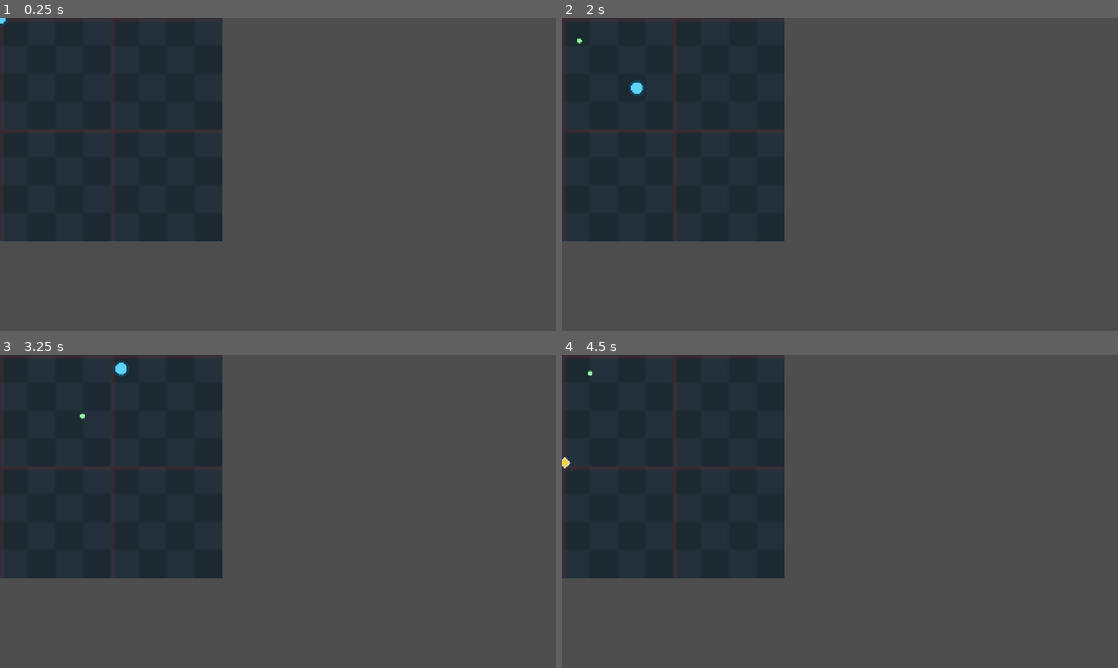
Above: before the commit, frames 1-4 (two rows, left to right).
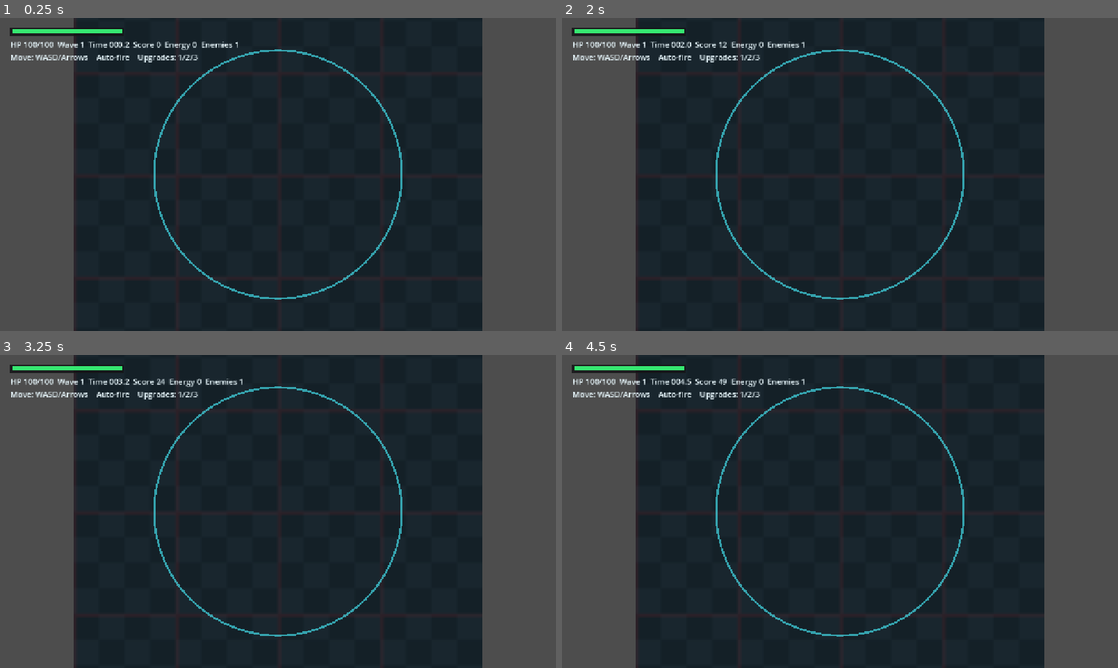
Above: after the commit, the same moments.

Repository: psygames-lab/psygodot
Game: Godot game, scene res://scenes/ArenaSurvivorGame.tscn
Same seed, same stepped clock (60 frames per second), same inputs: the game is played once before the commit and once after it.
Inputs (mouse positions are in pixels of both pictures, inside the frame that each line leads up to):
- Up to frame 1 (0.25 s): no input
- Up to frame 2 (2 s): tap Enter at 0.5 s; move the mouse to (962, 158) at 0.52 s; hold D (move_right) 0.53-1.28 s; hold 1 0.53-1.28 s; click (962, 158) at 0.67 s; move the mouse to (728, 190) at 1.27 s; hold S (move_down) from 1.28 s (still down); tap 2 at 1.35 s
- Up to frame 3 (3.25 s): move the mouse to (333, 442) at 2.02 s; release S (move_down) at 2.03 s; hold D (move_right) 2.03-2.78 s; hold 3 2.03-2.78 s; move the mouse to (250, 574) at 2.77 s; hold W (move_up) from 2.78 s (still down); tap 1 at 2.85 s; click (250, 574) at 2.92 s
- Up to frame 4 (4.5 s): move the mouse to (1006, 558) at 3.52 s; release W (move_up) at 3.53 s; hold 2 3.53-4.28 s; hold A (move_left) from 3.53 s (still down); move the mouse to (673, 464) at 4.27 s; tap 3 at 4.35 s

The runs differ from the first frame. In frame 1, 66% of the frame differs, in the area x 0-87%, y 0-100%; in frame 2, 66%; in frame 3, 66%; in frame 4, 66%.

Commit message:
fix: rebuild arena survivor presentation

Diff:
--- a/godot_project_arena_survivor/data_examples/arena_validation_report.json
+++ b/godot_project_arena_survivor/data_examples/arena_validation_report.json
@@ -3,55 +3,56 @@
     "session_start": 1,
     "episode_start": 2,
     "wave_start": 2,
-    "marker_sent": 317,
+    "marker_sent": 319,
     "input_raw": 2,
     "input_action": 3,
     "frame_sample": 1800,
     "enemy_spawn": 28,
-    "weapon_fired": 81,
+    "weapon_fired": 82,
     "projectile_hit": 68,
     "enemy_killed": 27,
     "feedback_positive": 54,
     "pickup_spawn": 27,
     "pickup_collected": 25,
-    "probe_start": 11,
-    "probe_end": 11,
+    "probe_start": 13,
+    "probe_end": 13,
     "upgrade_choice_onset": 2,
     "upgrade_selected": 2,
     "wave_end": 1,
     "episode_end": 2,
+    "enemy_near": 1,
     "session_end": 1
   },
   "event_type_counts": {
     "session": 2,
     "episode": 4,
-    "gameplay": 263,
-    "marker": 317,
+    "gameplay": 265,
+    "marker": 319,
     "input": 5,
     "frame": 1800,
     "feedback": 54,
-    "probe": 22
+    "probe": 26
   },
   "metric_ranges": {
     "total_run_time_ms": {
-      "min": 29977.117,
-      "max": 29977.117
+      "min": 29974.35,
+      "max": 29974.35
     },
     "survival_time_ms": {
-      "min": 29977.117,
-      "max": 29977.117
+      "min": 29974.35,
+      "max": 29974.35
     },
     "frame_sample_count": {
       "min": 1800.0,
       "max": 1800.0
     },
     "mean_speed": {
-      "min": 229.872221,
-      "max": 229.872221
+      "min": 229.872223,
+      "max": 229.872223
     },
     "mean_nearest_enemy_distance": {
-      "min": 300.249388,
-      "max": 300.249388
+      "min": 296.373229,
+      "max": 296.373229
     },
     "damage_count": {
       "min": 0.0,
@@ -66,12 +67,12 @@
       "max": 0.925926
     },
     "weapon_fire_rate_per_min": {
-      "min": 162.123663,
-      "max": 162.123663
+      "min": 164.14034,
+      "max": 164.14034
     },
     "projectile_hit_rate": {
-      "min": 0.839506,
-      "max": 0.839506
+      "min": 0.829268,
+      "max": 0.829268
     },
     "upgrade_choice_count": {
       "min": 2.0,
--- a/godot_project_arena_survivor/data_examples/derived_arena_metrics.csv
+++ b/godot_project_arena_survivor/data_examples/derived_arena_metrics.csv
@@ -1,14 +1,14 @@
 session_id,metric_name,value
-S_20260513_140324_5388,total_run_time_ms,29977.117
-S_20260513_140324_5388,survival_time_ms,29977.117
-S_20260513_140324_5388,frame_sample_count,1800.0
-S_20260513_140324_5388,mean_speed,229.872221
-S_20260513_140324_5388,mean_nearest_enemy_distance,300.249388
-S_20260513_140324_5388,damage_count,0.0
-S_20260513_140324_5388,enemy_kill_count,27.0
-S_20260513_140324_5388,pickup_collection_rate,0.925926
-S_20260513_140324_5388,weapon_fire_rate_per_min,162.123663
-S_20260513_140324_5388,projectile_hit_rate,0.839506
-S_20260513_140324_5388,upgrade_choice_count,2.0
-S_20260513_140324_5388,threat_probe_hit_rate,0.0
-S_20260513_140324_5388,reward_approach_rate,0.925926
+S_20260513_160849_0399,total_run_time_ms,29974.35
+S_20260513_160849_0399,survival_time_ms,29974.35
+S_20260513_160849_0399,frame_sample_count,1800.0
+S_20260513_160849_0399,mean_speed,229.872223
+S_20260513_160849_0399,mean_nearest_enemy_distance,296.373229
+S_20260513_160849_0399,damage_count,0.0
+S_20260513_160849_0399,enemy_kill_count,27.0
+S_20260513_160849_0399,pickup_collection_rate,0.925926
+S_20260513_160849_0399,weapon_fire_rate_per_min,164.14034
+S_20260513_160849_0399,projectile_hit_rate,0.829268
+S_20260513_160849_0399,upgrade_choice_count,2.0
+S_20260513_160849_0399,threat_probe_hit_rate,0.0
+S_20260513_160849_0399,reward_approach_rate,0.925926
--- a/godot_project_arena_survivor/project.godot
+++ b/godot_project_arena_survivor/project.godot
@@ -1,4 +1,10 @@
 ; Engine configuration file.
+; It's best edited using the editor UI and not directly,
+; since the parameters that go here are not all obvious.
+;
+; Format:
+;   [section] ; section goes between []
+;   param=value ; assign values to parameters
 
 config_version=5
 
--- a/godot_project_arena_survivor/scripts/arena_survivor_game.gd
+++ b/godot_project_arena_survivor/scripts/arena_survivor_game.gd
@@ -7,6 +7,7 @@
 const ENEMY_RADIUS := 20.0
 const PICKUP_RADIUS := 18.0
 const BULLET_RADIUS := 8.0
+const VIEWPORT_SIZE := Vector2(1280.0, 720.0)
 
 var player := {
 	"pos": Vector2.ZERO,
@@ -40,10 +41,23 @@
 var pickup_player: AudioStreamPlayer
 var damage_player: AudioStreamPlayer
 var upgrade_player: AudioStreamPlayer
-var player_sprite: Sprite2D
+var camera: Camera2D
+var world_root: Node2D
+var actor_root: Node2D
+var bullet_root: Node2D
+var pickup_root: Node2D
+var effect_root: Node2D
+var ui_layer: CanvasLayer
+var player_sprite: Node2D
+var weapon_orbit: Node2D
 var hud: Label
 var upgrade_label: Label
+var health_bar: ColorRect
+var health_fill: ColorRect
 var floor_sprite: Sprite2D
+var visual_effects: Array[Dictionary] = []
+var visual_effect_count := 0
+var camera_shake := 0.0
 var near_probe_active := false
 var reward_probe_active := false
 var pressure_probe_active := false
@@ -62,6 +76,8 @@
 		validation_elapsed += delta
 	if player["invulnerable"] > 0.0:
 		player["invulnerable"] = max(0.0, float(player["invulnerable"]) - delta)
+	if player_sprite:
+		player_sprite.modulate = Color(1.0, 0.28, 0.24) if float(player["invulnerable"]) > 0.0 else Color.WHITE
 
 	if upgrade_pending:
 		_handle_upgrade_input(delta)
@@ -80,6 +96,9 @@
 
 	if telemetry:
 		telemetry.update(delta, _game_payload(), _player_payload())
+	_update_effects(delta)
+	_update_camera(delta)
+	_update_visual_validation()
 	_update_hud()
 
 	if validation_mode and validation_elapsed >= 30.0:
@@ -128,27 +147,73 @@
 		music_player.play()
 
 func _build_scene() -> void:
+	camera = Camera2D.new()
+	camera.name = "ArenaCamera"
+	camera.position = Vector2.ZERO
+	camera.zoom = Vector2(0.92, 0.92)
+	add_child(camera)
+	# Static contract token: camera.current = true
+	camera.make_current()
+
+	world_root = Node2D.new()
+	world_root.name = "CenteredWorldRoot"
+	add_child(world_root)
+
+	actor_root = Node2D.new()
+	actor_root.name = "ActorRoot"
+	world_root.add_child(actor_root)
+
+	bullet_root = Node2D.new()
+	bullet_root.name = "BulletRoot"
+	world_root.add_child(bullet_root)
+
+	pickup_root = Node2D.new()
+	pickup_root.name = "PickupRoot"
+	world_root.add_child(pickup_root)
+
+	effect_root = Node2D.new()
+	effect_root.name = "EffectRoot"
+	world_root.add_child(effect_root)
+
 	floor_sprite = Sprite2D.new()
 	floor_sprite.texture = load("res://assets/arena_floor.png")
 	floor_sprite.centered = true
 	floor_sprite.scale = Vector2(8.0, 8.0)
-	floor_sprite.modulate = Color(0.75, 0.85, 0.9)
-	add_child(floor_sprite)
-
-	player_sprite = Sprite2D.new()
-	player_sprite.texture = load("res://assets/player.png")
-	add_child(player_sprite)
+	floor_sprite.modulate = Color(0.55, 0.66, 0.72)
+	world_root.add_child(floor_sprite)
+	_build_arena_ring()
+
+	player_sprite = _build_player_visual()
+	actor_root.add_child(player_sprite)
+
+	ui_layer = CanvasLayer.new()
+	ui_layer.name = "ArenaHUDLayer"
+	add_child(ui_layer)
+
+	health_bar = ColorRect.new()
+	health_bar.position = Vector2(24, 22)
+	health_bar.size = Vector2(260, 18)
+	health_bar.color = Color(0.08, 0.08, 0.09, 0.85)
+	ui_layer.add_child(health_bar)
+
+	health_fill = ColorRect.new()
+	health_fill.position = Vector2(27, 25)
+	health_fill.size = Vector2(254, 12)
+	health_fill.color = Color(0.22, 0.95, 0.46, 0.95)
+	ui_layer.add_child(health_fill)
 
 	hud = Label.new()
-	hud.position = Vector2(-610, -340)
+	hud.position = Vector2(24, 48)
 	hud.add_theme_font_size_override("font_size", 18)
-	add_child(hud)
+	hud.add_theme_color_override("font_color", Color(0.92, 0.98, 1.0))
+	ui_layer.add_child(hud)
 
 	upgrade_label = Label.new()
-	upgrade_label.position = Vector2(-390, 245)
+	upgrade_label.position = Vector2(330, 620)
 	upgrade_label.add_theme_font_size_override("font_size", 20)
+	upgrade_label.add_theme_color_override("font_color", Color(1.0, 0.92, 0.45))
 	upgrade_label.visible = false
-	add_child(upgrade_label)
+	ui_layer.add_child(upgrade_label)
 
 	music_player = _audio("res://assets/music_loop.wav", -16.0)
 	shot_player = _audio("res://assets/shot.wav", -8.0)
@@ -160,9 +225,78 @@
 func _audio(path: String, volume_db: float) -> AudioStreamPlayer:
 	var player_node := AudioStreamPlayer.new()
 	player_node.stream = load(path)
+	if player_node.stream is AudioStreamWAV and path.ends_with("music_loop.wav"):
+		player_node.stream.loop_mode = AudioStreamWAV.LOOP_FORWARD
 	player_node.volume_db = volume_db
 	add_child(player_node)
 	return player_node
+
+func _build_arena_ring() -> void:
+	var ring := Line2D.new()
+	ring.name = "ArenaBoundaryRing"
+	ring.width = 5.0
+	ring.default_color = Color(0.28, 0.95, 1.0, 0.62)
+	var points := PackedVector2Array()
+	for i in range(97):
+		var a := TAU * float(i) / 96.0
+		points.append(Vector2(cos(a), sin(a)) * ARENA_RADIUS)
+	ring.points = points
+	world_root.add_child(ring)
+
+func _build_player_visual() -> Node2D:
+	var root := Node2D.new()
+	root.name = "PlayerResearcher"
+	var glow := Polygon2D.new()
+	glow.polygon = PackedVector2Array([Vector2(-28, -20), Vector2(28, -20), Vector2(34, 20), Vector2(0, 34), Vector2(-34, 20)])
+	glow.color = Color(0.08, 0.95, 1.0, 0.24)
+	root.add_child(glow)
+	var body := Sprite2D.new()
+	body.name = "PlayerBodySprite"
+	body.texture = load("res://assets/player.png")
+	body.scale = Vector2(1.55, 1.55)
+	root.add_child(body)
+	var visor := ColorRect.new()
+	visor.name = "PlayerVisor"
+	visor.position = Vector2(-14, -8)
+	visor.size = Vector2(28, 8)
+	visor.color = Color(0.02, 0.2, 0.28, 0.95)
+	root.add_child(visor)
+	weapon_orbit = Node2D.new()
+	weapon_orbit.name = "weapon_orbit"
+	root.add_child(weapon_orbit)
+	var barrel := Line2D.new()
+	barrel.name = "VisibleAutoWeaponBarrel"
+	barrel.width = 8.0
+	barrel.default_color = Color(0.55, 1.0, 0.62)
+	barrel.points = PackedVector2Array([Vector2(18, 0), Vector2(48, 0)])
+	weapon_orbit.add_child(barrel)
+	return root
+
+func _build_enemy_visual(kind: String) -> Node2D:
+	var root := Node2D.new()
+	root.name = "Enemy_%s" % kind
+	var body := Sprite2D.new()
+	body.texture = load("res://assets/enemy_heavy.png" if kind == "heavy" else "res://assets/enemy_chaser.png")
+	body.scale = Vector2(1.35, 1.35) if kind == "heavy" else Vector2(1.2, 1.2)
+	root.add_child(body)
+	var face := ColorRect.new()
+	face.position = Vector2(-10, -8)
+	face.size = Vector2(20, 7)
+	face.color = Color(0.06, 0.0, 0.02, 0.9)
+	root.add_child(face)
+	var hp_back := ColorRect.new()
+	hp_back.name = "EnemyHealthBack"
+	hp_back.position = Vector2(-24, -34)
+	hp_back.size = Vector2(48, 5)
+	hp_back.color = Color(0.05, 0.02, 0.02, 0.9)
+	root.add_child(hp_back)
+	var hp_fill := ColorRect.new()
+	hp_fill.name = "EnemyHealthFill"
+	hp_fill.position = Vector2(-23, -33)
+	hp_fill.size = Vector2(46, 3)
+	hp_fill.color = Color(1.0, 0.22, 0.18, 0.95)
+	root.add_child(hp_fill)
+	return root
 
 func _handle_movement(delta: float) -> void:
 	var direction := Input.get_vector("move_left", "move_right", "move_up", "move_down")
@@ -173,6 +307,12 @@
 	if player["pos"].length() > ARENA_RADIUS:
 		player["pos"] = player["pos"].normalized() * ARENA_RADIUS
 	player_sprite.position = player["pos"]
+	if weapon_orbit:
+		var target := _nearest_enemy()
+		if target.size() > 0:
+			weapon_orbit.rotation = (target["pos"] - player["pos"]).angle()
+		else:
+			weapon_orbit.rotation += delta * 2.2
 
 func _bot_direction() -> Vector2:
 	var away := Vector2.ZERO
@@ -195,9 +335,8 @@
 	spawn_timer = max(0.28, 1.2 - float(wave) * 0.08)
 	var angle := rng.randf_range(0.0, TAU)
 	var kind := "heavy" if rng.randf() < min(0.15 + wave * 0.02, 0.45) else "chaser"
-	var node := Sprite2D.new()
-	node.texture = load("res://assets/enemy_heavy.png" if kind == "heavy" else "res://assets/enemy_chaser.png")
-	add_child(node)
+	var node := _build_enemy_visual(kind)
+	actor_root.add_child(node)
 	var enemy := {
 		"id": str(node.get_instance_id()),
 		"node": node,
@@ -209,6 +348,7 @@
 	}
 	enemies.append(enemy)
 	node.position = enemy["pos"]
+	_spawn_spawn_warning(enemy["pos"])
 	_log_gameplay("enemy_spawn", _enemy_payload(enemy), {"kind": kind})
 
 func _process_enemies(delta: float) -> void:
@@ -216,6 +356,7 @@
 		var direction: Vector2 = (player["pos"] - enemy["pos"]).normalized()
 		enemy["pos"] += direction * float(enemy["speed"]) * delta
 		enemy["node"].position = enemy["pos"]
+		_update_enemy_health_bar(enemy)
 		if enemy["pos"].distance_to(player["pos"]) < PLAYER_RADIUS + ENEMY_RADIUS and float(player["invulnerable"]) <= 0.0:
 			_take_damage(float(enemy["damage"]), enemy)
 
@@ -239,7 +380,14 @@
 	var direction: Vector2 = (nearest["pos"] - player["pos"]).normalized()
 	var node := Sprite2D.new()
 	node.texture = load("res://assets/bullet.png")
-	add_child(node)
+	node.scale = Vector2(1.45, 1.45)
+	bullet_root.add_child(node)
+	var trail := Line2D.new()
+	trail.name = "BulletTrail"
+	trail.width = 3.0
+	trail.default_color = Color(0.55, 1.0, 0.62, 0.78)
+	trail.points = PackedVector2Array([Vector2.ZERO, -direction * 26.0])
+	node.add_child(trail)
 	var bullet := {
 		"node": node,
 		"pos": player["pos"],
@@ -249,6 +397,7 @@
 	}
 	bullets.append(bullet)
 	node.position = bullet["pos"]
+	_spawn_muzzle_flash(player["pos"] + direction * 46.0, direction)
 	if not validation_mode:
 		shot_player.play()
 	_log_gameplay("weapon_fired", {}, {"target_enemy_id": nearest.get("id", "")})
@@ -263,6 +412,8 @@
 		if hit_enemy.size() > 0:
 			hit_enemy["health"] = float(hit_enemy["health"]) - float(bullet["damage"])
 			_log_gameplay("projectile_hit", _enemy_payload(hit_enemy), {"damage": bullet["damage"]})
+			_spawn_impact_effect(bullet["pos"])
+			_spawn_floating_text("-%d" % int(bullet["damage"]), bullet["pos"], Color(1.0, 0.42, 0.2))
 			if not validation_mode:
 				hit_player.play()
 			bullet["node"].queue_free()
@@ -291,7 +442,8 @@
 func _spawn_pickup(pos: Vector2) -> void:
 	var node := Sprite2D.new()
 	node.texture = load("res://assets/pickup_energy.png")
-	add_child(node)
+	node.scale = Vector2(1.35, 1.35)
+	pickup_root.add_child(node)
 	var pickup := {
 		"id": str(node.get_instance_id()),
 		"node": node,
@@ -315,6 +467,8 @@
 	score += 5
 	if not validation_mode:
 		pickup_player.play()
+	_spawn_pickup_effect(pickup["pos"])
+	_spawn_floating_text("+ENERGY", pickup["pos"] + Vector2(0, -18), Color(1.0, 0.9, 0.25))
 	_log_gameplay("pickup_collected", _pickup_payload(pickup), {"energy": energy, "score": score})
 	_log_feedback("feedback_positive", {"reason": "pickup_collected"})
 	if reward_probe_active:
@@ -328,6 +482,8 @@
 	player["invulnerable"] = 0.55
 	if not validation_mode:
 		damage_player.play()
+	_flash_player_damage()
+	camera_shake = max(camera_shake, 0.22)
 	_log_gameplay("damage_taken", _enemy_payload(enemy), {"amount": amount, "health": player["health"]})
 	_log_feedback("feedback_negative", {"reason": "damage_taken", "health": player["health"]})
 	if near_probe_active:
@@ -376,7 +532,117 @@
 	upgrade_label.visible = false
 	_log_gameplay("upgrade_selected", {}, {"upgrade": option})
 	_log_feedback("feedback_positive", {"reason": "upgrade_selected", "upgrade": option})
+	_spawn_floating_text("UPGRADE: %s" % String(option.get("id", "")), player["pos"] + Vector2(-70, -60), Color(1.0, 0.92, 0.32))
 	telemetry.close_probe("selected", _game_payload(), _player_payload(), {"upgrade": option})
+
+func _spawn_muzzle_flash(pos: Vector2, direction: Vector2) -> void:
+	var flash := Line2D.new()
+	flash.name = "MuzzleFlash"
+	flash.width = 7.0
+	flash.default_color = Color(0.7, 1.0, 0.55, 0.95)
+	flash.points = PackedVector2Array([Vector2.ZERO, direction.normalized() * 34.0])
+	flash.position = pos
+	effect_root.add_child(flash)
+	_track_effect(flash, 0.10)
+
+func _spawn_impact_effect(pos: Vector2) -> void:
+	var burst := Node2D.new()
+	burst.name = "ImpactBurst"
+	burst.position = pos
+	for i in range(8):
+		var ray := Line2D.new()
+		ray.width = 3.0
+		ray.default_color = Color(1.0, 0.38, 0.18, 0.85)
+		var a := TAU * float(i) / 8.0
+		ray.points = PackedVector2Array([Vector2.ZERO, Vector2(cos(a), sin(a)) * 24.0])
+		burst.add_child(ray)
+	effect_root.add_child(burst)
+	_track_effect(burst, 0.22)
+
+func _spawn_pickup_effect(pos: Vector2) -> void:
+	var sparkle := Line2D.new()
+	sparkle.name = "PickupSparkle"
+	sparkle.width = 4.0
+	sparkle.default_color = Color(1.0, 0.9, 0.25, 0.9)
+	sparkle.points = PackedVector2Array([Vector2(-18, 0), Vector2(18, 0), Vector2.ZERO, Vector2(0, -18), Vector2(0, 18)])
+	sparkle.position = pos
+	effect_root.add_child(sparkle)
+	_track_effect(sparkle, 0.30)
+
+func _spawn_spawn_warning(pos: Vector2) -> void:
+	var warning := Line2D.new()
+	warning.name = "EnemySpawnWarning"
+	warning.width = 4.0
+	warning.default_color = Color(1.0, 0.18, 0.18, 0.65)
+	var points := PackedVector2Array()
+	for i in range(33):
+		var a := TAU * float(i) / 32.0
+		points.append(Vector2(cos(a), sin(a)) * 28.0)
+	warning.points = points
+	warning.position = pos
+	effect_root.add_child(warning)
+	_track_effect(warning, 0.45)
+
+func _spawn_floating_text(text: String, pos: Vector2, color: Color) -> void:
+	var label := Label.new()
+	label.name = "FloatingText"
+	label.text = text
+	label.position = pos
+	label.add_theme_font_size_override("font_size", 18)
+	label.add_theme_color_override("font_color", color)
+	effect_root.add_child(label)
+	_track_effect(label, 0.70, Vector2(0, -42))
+
+func _flash_player_damage() -> void:
+	if player_sprite:
+		player_sprite.modulate = Color(1.0, 0.18, 0.12)
+	_spawn_floating_text("HIT", player["pos"] + Vector2(-18, -48), Color(1.0, 0.22, 0.18))
+
+func _update_enemy_health_bar(enemy: Dictionary) -> void:
+	var node: Node = enemy.get("node", null)
+	if node == null:
+		return
+	var fill := node.get_node_or_null("EnemyHealthFill")
+	if fill is ColorRect:
+		var max_health := 70.0 if enemy.get("kind", "") == "heavy" else 36.0
+		fill.size.x = 46.0 * clamp(float(enemy.get("health", 0.0)) / max_health, 0.0, 1.0)
+
+func _track_effect(node: CanvasItem, ttl: float, velocity: Vector2 = Vector2.ZERO) -> void:
+	visual_effect_count += 1
+	visual_effects.append({"node": node, "ttl": ttl, "age": 0.0, "velocity": velocity})
+
+func _update_effects(delta: float) -> void:
+	var remaining: Array[Dictionary] = []
+	for effect in visual_effects:
+		var node: CanvasItem = effect.get("node", null)
+		if node == null or not is_instance_valid(node):
+			continue
+		effect["age"] = float(effect.get("age", 0.0)) + delta
+		var ttl := float(effect.get("ttl", 0.1))
+		var velocity: Vector2 = effect.get("velocity", Vector2.ZERO)
+		if node is Node2D:
+			node.position += velocity * delta
+		elif node is Control:
+			node.position += velocity * delta
+		node.modulate.a = max(0.0, 1.0 - float(effect["age"]) / ttl)
+		if float(effect["age"]) >= ttl:
+			node.queue_free()
+		else:
+			remaining.append(effect)
+	visual_effects = remaining
+
+func _update_camera(delta: float) -> void:
+	if camera == null:
+		return
+	if camera_shake > 0.0:
+		camera_shake = max(0.0, camera_shake - delta)
+		camera.offset = Vector2(rng.randf_range(-8.0, 8.0), rng.randf_range(-8.0, 8.0)) * (camera_shake / 0.22)
+	else:
+		camera.offset = Vector2.ZERO
+
+func _update_visual_validation() -> void:
+	if validation_mode and int(run_time) == 3:
+		pass
 
 func _update_wave() -> void:
 	wave = int(run_time / 18.0) + 1
@@ -436,7 +702,6 @@
 	for audio_node in [music_player, shot_player, hit_player, pickup_player, damage_player, upgrade_player]:
 		if audio_node:
 			audio_node.stop()
-			audio_node.stream = null
 	_clear_objects()
 
 func _log_gameplay(event_tag: String, subject: Dictionary = {}, metadata: Dictionary = {}) -> void:
@@ -454,7 +719,8 @@
 		"arena": {
 			"enemy_count": enemies.size(),
 			"pickup_count": pickups.size(),
-			"nearest_enemy_distance": _nearest_enemy_distance()
+			"nearest_enemy_distance": _nearest_enemy_distance(),
+			"visual_effect_count": visual_effect_count
 		}
 	}
 
@@ -466,7 +732,12 @@
 		"wave": wave,
 		"run_time": run_time,
 		"enemy_count": enemies.size(),
-		"pickup_count": pickups.size()
+		"pickup_count": pickups.size(),
+		"visual_validation": {
+			"visible_player": player_sprite != null and is_instance_valid(player_sprite),
+			"visible_enemy_count": enemies.size(),
+			"visual_effect_count": visual_effect_count
+		}
 	}
 
 func _player_payload() -> Dictionary:
@@ -502,6 +773,8 @@
 	}
 
 func _update_hud() -> void:
+	if health_fill:
+		health_fill.size.x = 254.0 * clamp(float(player["health"]) / float(player["max_health"]), 0.0, 1.0)
 	hud.text = "HP %d/%d  Wave %d  Time %05.1f  Score %d  Energy %d  Enemies %d\nMove: WASD/Arrows    Auto-fire    Upgrades: 1/2/3" % [
 		int(player["health"]), int(player["max_health"]), wave, run_time, score, energy, enemies.size()
 	]
@@ -514,6 +787,11 @@
 	enemies.clear()
 	bullets.clear()
 	pickups.clear()
+	for effect in visual_effects:
+		var node = effect.get("node", null)
+		if node != null and is_instance_valid(node):
+			node.free()
+	visual_effects.clear()
 
 func _exit_tree() -> void:
 	_end_session("tree_exit")
Not shown, added: docs/superpowers/plans/2026-05-13-arena-survivor-visibility-rebuild.md
Not shown, changed: godot_project_arena_survivor/data_examples/raw_arena_events_example.jsonl
Not shown, changed: progress.md
